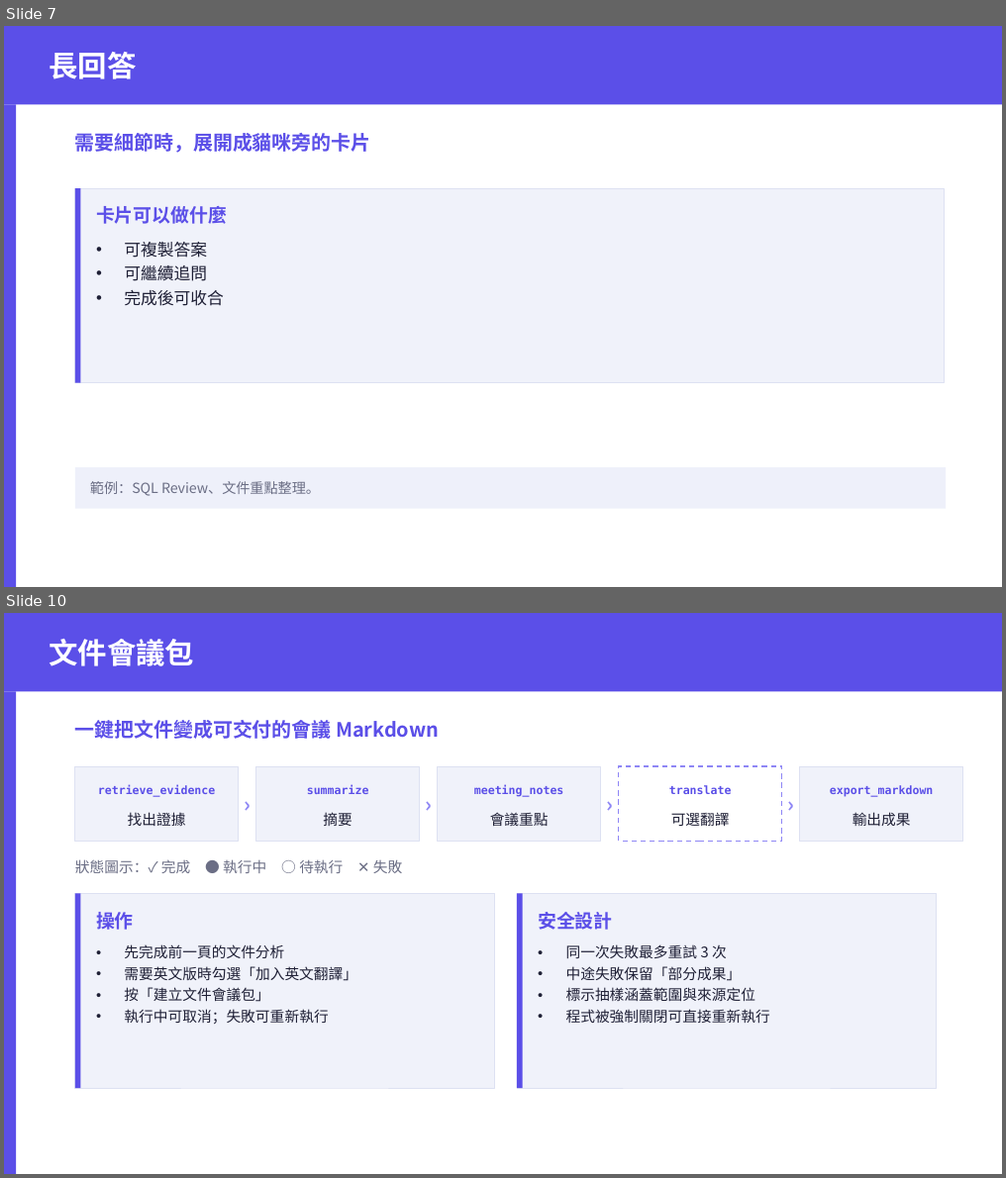
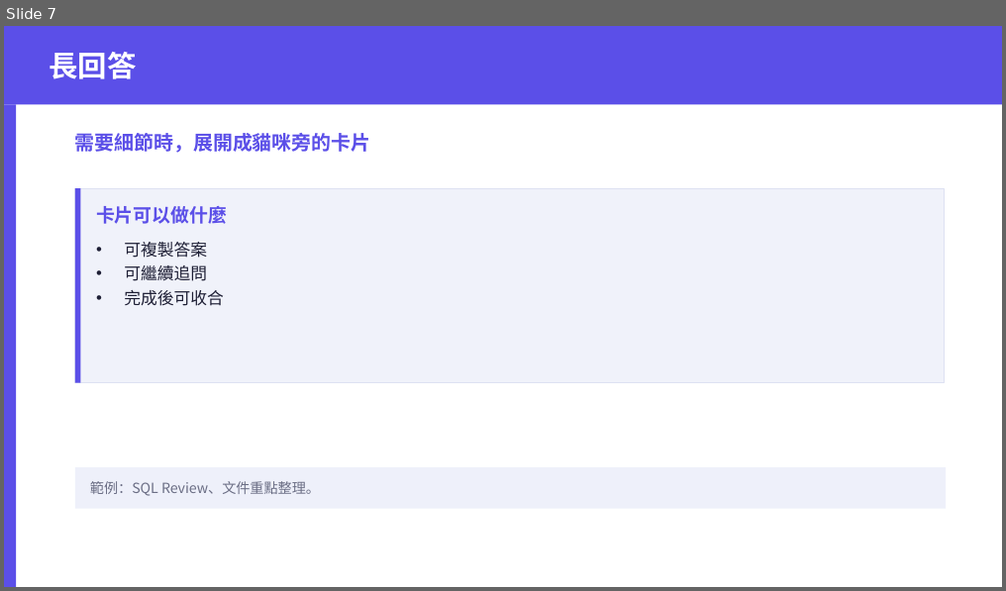
Before and after one commit to tototal999/cat_calude, a slide deck: 使用者SOP_投影版.pptx. Shown one above the other, each under a label of ours: slides 7 and 10 before the commit, slide 7 after it; the slides between them are not shown. The pictures are 1006x1178 and 1006x591 pixels, drawn with LibreOffice and Linux fonts; fonts in the diff are those of the drawing. Boxes give left, top, right and bottom in pixels: in the first picture for what was removed or moved away, otherwise in the second. Text is boxed around its words. In the diff, an @@ line names an element or a change of style, - is before the commit and + after.

```diff
--- a/使用者SOP_投影版.pptx
+++ b/使用者SOP_投影版.pptx
@@ slide 10 removed at bbox=[4, 613, 1002, 1174], background #FFFFFF @@
@@ rectangle removed at bbox=[4, 613, 1002, 691] @@
@@ text removed at bbox=[49, 639, 194, 666] @@
-文件會議包
@@ rectangle removed at bbox=[4, 691, 16, 1174] @@
@@ text removed at bbox=[75, 720, 439, 739] @@
-一鍵把文件變成可交付的會議 Markdown
@@ rectangle removed at bbox=[75, 766, 239, 842] @@
@@ text removed at bbox=[98, 784, 215, 796] @@
-retrieve_evidence
@@ text removed at bbox=[239, 766, 256, 842] @@
-›
@@ rectangle removed at bbox=[256, 766, 420, 842] @@
@@ text removed at bbox=[307, 784, 369, 794] @@
-summarize
@@ text removed at bbox=[420, 766, 438, 842] @@
-›
@@ rectangle removed at bbox=[438, 766, 601, 842] @@
@@ text removed at bbox=[474, 784, 564, 796] @@
-meeting_notes
@@ text removed at bbox=[601, 766, 619, 842] @@
-›
@@ rectangle removed at bbox=[619, 766, 782, 842] @@
@@ text removed at bbox=[669, 785, 732, 794] @@
-translate
@@ text removed at bbox=[782, 766, 800, 842] @@
-›
@@ rectangle removed at bbox=[800, 766, 963, 842] @@
@@ text removed at bbox=[830, 785, 934, 796] @@
-export_markdown
@@ text removed at bbox=[128, 812, 186, 826] @@
-找出證據
@@ text removed at bbox=[323, 812, 351, 826] @@
-摘要
@@ text removed at bbox=[490, 813, 548, 826] @@
-會議重點
@@ text removed at bbox=[671, 813, 730, 826] @@
-可選翻譯
@@ text removed at bbox=[852, 812, 911, 826] @@
-輸出成果
@@ text removed at bbox=[75, 860, 402, 873] @@
-狀態圖示：✓ 完成 ● 執行中 ○ 待執行 ✕ 失敗
@@ rectangle removed at bbox=[75, 894, 494, 1088] @@
@@ rectangle removed at bbox=[75, 894, 80, 1088] @@
@@ rectangle removed at bbox=[517, 894, 936, 1088] @@
@@ rectangle removed at bbox=[517, 894, 522, 1088] @@
@@ text removed at bbox=[96, 912, 134, 930] @@
-操作
@@ text removed at bbox=[538, 912, 613, 930] @@
-安全設計
@@ text removed at bbox=[124, 945, 357, 1024] @@
-• 先完成前一頁的文件分析
-• 需要英文版時勾選「加入英文翻譯」
-• 按「建立文件會議包」
-• 執行中可取消；失敗可重新執行
@@ text removed at bbox=[566, 945, 770, 1024] @@
-• 同一次失敗最多重試 3 次
-• 中途失敗保留「部分成果」
-• 標示抽樣涵蓋範圍與來源定位
-• 程式被強制關閉可直接重新執行
```
Also in this commit, not shown: 9 slides changed, 1 slide added, 1 other slide removed, 17 other files.
